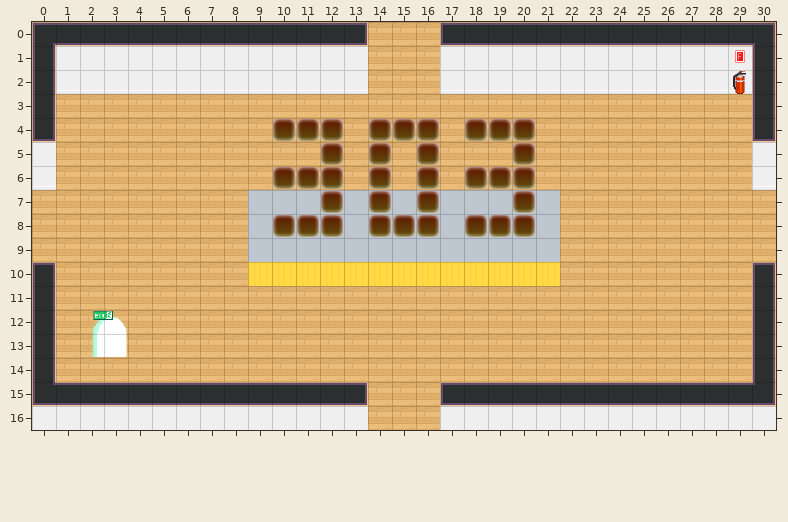
A Tiled map (JSON) gets an edit: dist/map/303.json. The first picture shows the starting point.
Cells are 32x32 px. Shown: x 0..30, y 0..16.
After the commit:
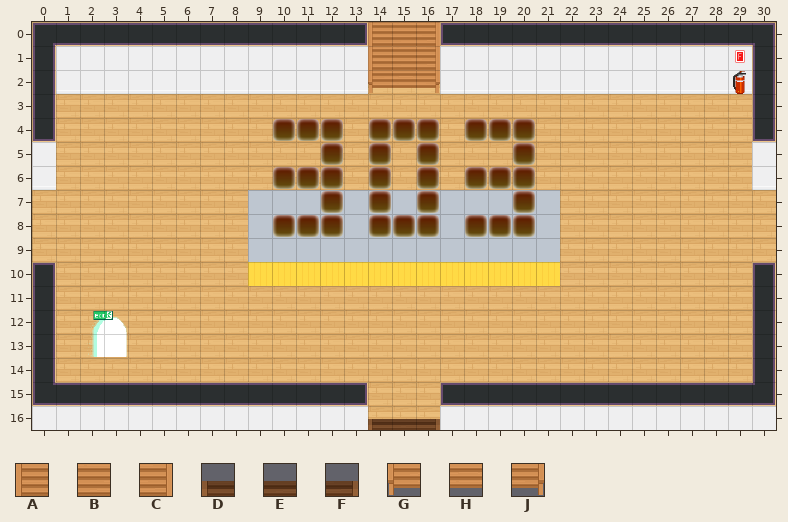
Key: from "tileset5_export": A 35, B 36, C 37, D 84, E 85, F 86, G 97, H 98, J 99.
_ is an empty cell.
Tiles of an added or newly shown layer are drawn over the layers below it.
Edits made:
Layer "Stairs" (added):
y 0..1: x 14..16 ___ -> ABC
y 2: x 14..16 ___ -> GHJ
y 16: x 14..16 ___ -> DEF
Pixel boxes of the changes (left, top, right, bottom) in both pictures:
added: (368, 22, 440, 93)
added: (368, 419, 440, 430)
